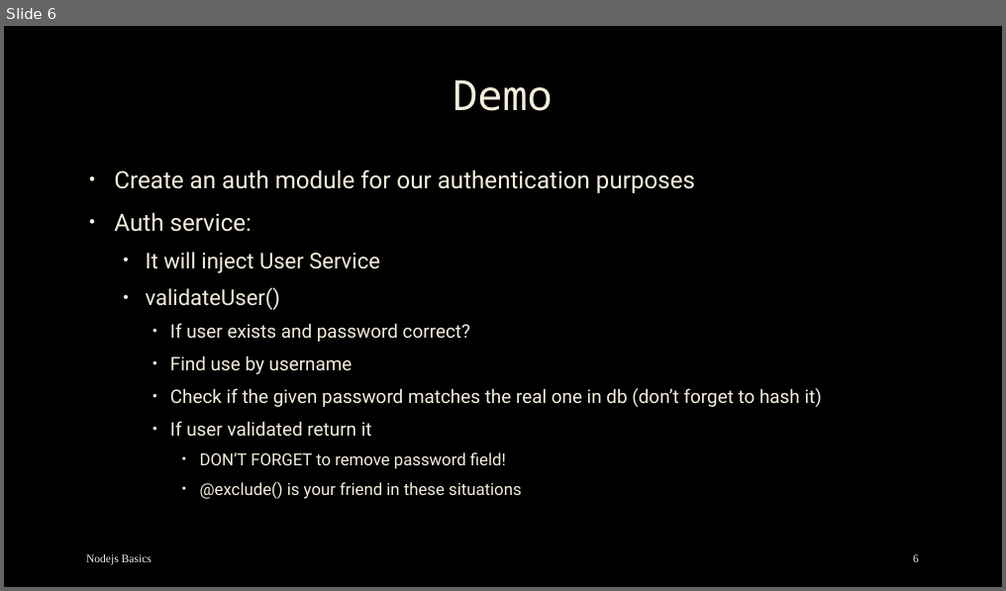
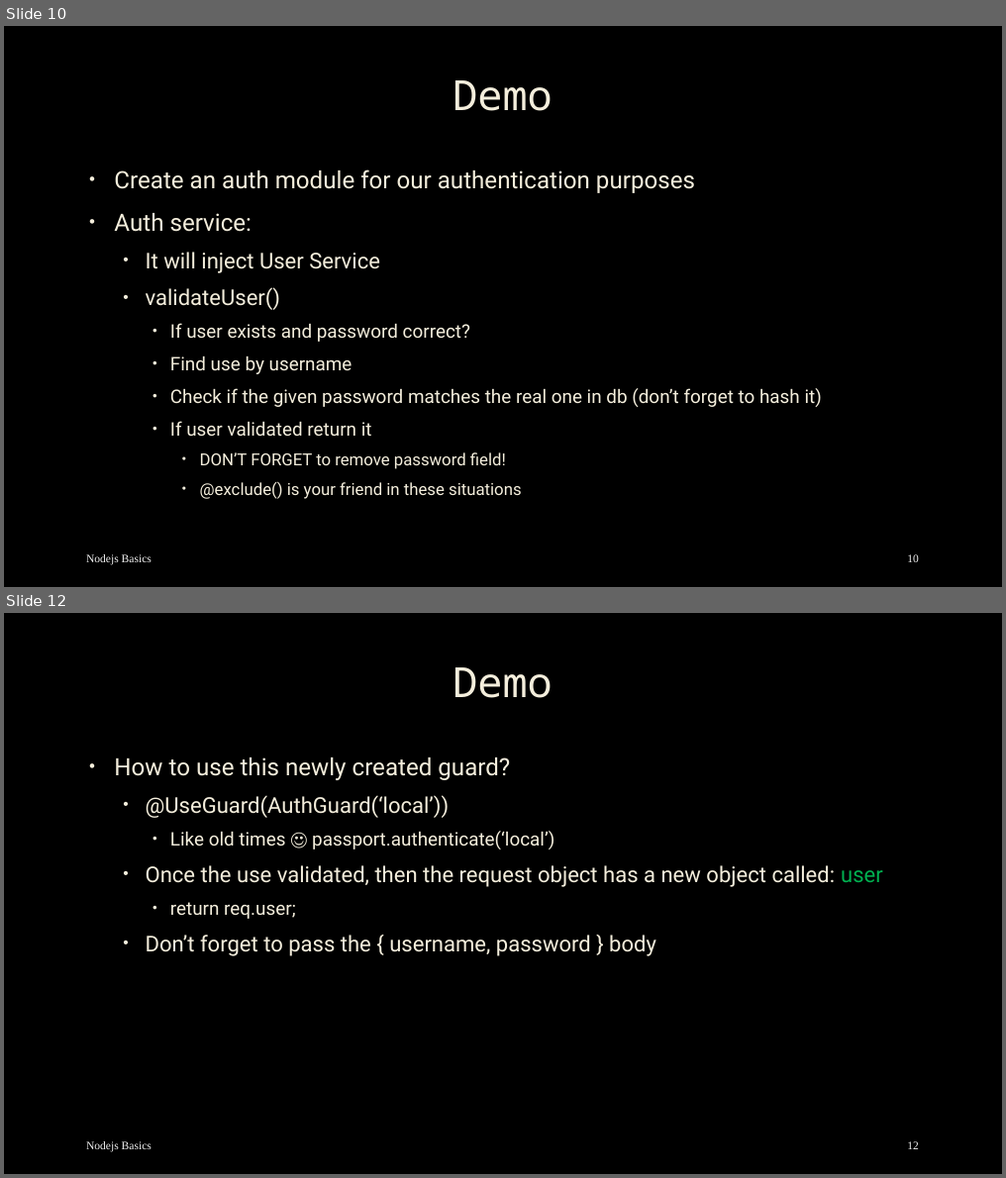
Before and after one commit to mostafa8026/nestjs-course, a slide deck: nestjs/nestjs-09.pptx. Shown one above the other, each under a label of ours: slide 6 before the commit, slides 10 and 12 after it; the slides between them are not shown. The pictures are 1006x591 and 1006x1178 pixels, drawn with LibreOffice and Linux fonts; fonts in the diff are those of the drawing; background and template pictures are left out. Boxes give left, top, right and bottom in pixels: in the first picture for what was removed or moved away, otherwise in the second. Text is boxed around its words. In the diff, an @@ line names an element or a change of style, - is before the commit and + after.

```diff
--- a/nestjs/nestjs-09.pptx
+++ b/nestjs/nestjs-09.pptx
@@ slide 12 added at [4, 613, 1002, 1174], background picture (left out) @@
@@ title added at [452, 667, 552, 698], 40 pt, text #F4EEDC @@
+Demo
@@ text added at [114, 758, 883, 957], 21 pt, text #F4EEDC @@
+• How to use this newly created guard?
+  • @UseGuard(AuthGuard(‘local’))
+    • Like old times ☺ passport.authenticate(‘local’)
+  • Once the use validated, then the request object has a new object called: user
+    • return req.user;
+  • Don’t forget to pass the { username, password } body
@@ text added at [86, 1142, 152, 1153], 11 pt, text #F2F2F2 @@
+Nodejs Basics
@@ page number added at [907, 1142, 919, 1150], 11 pt, text #F2F2F2 @@
+12
@@ what was slide 6 is now slide 10 @@
@@ page number at [907, 555, 919, 563]: text changed @@
-6
+10
```
Also in this commit, not shown: 3 slides changed, 13 other slides added, 29 other files.
